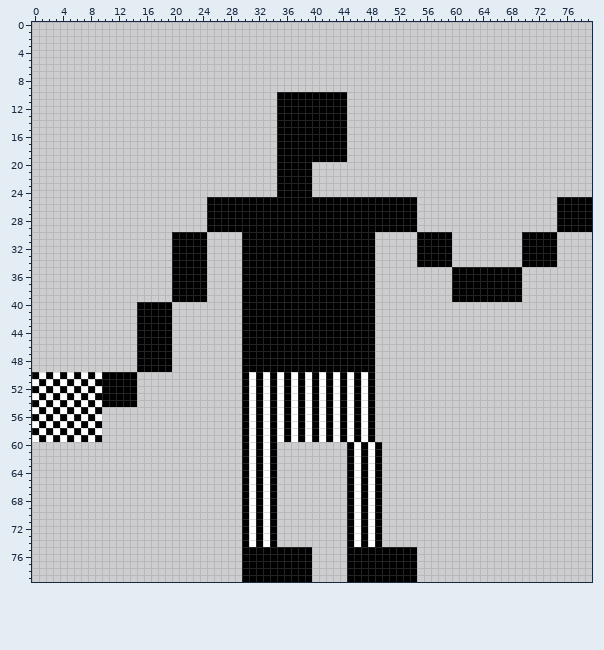
A sprite sheet gets an edit: source/images/player-serve.png. The picture above is the old version.
The file is 80x80 pixels.
New version:
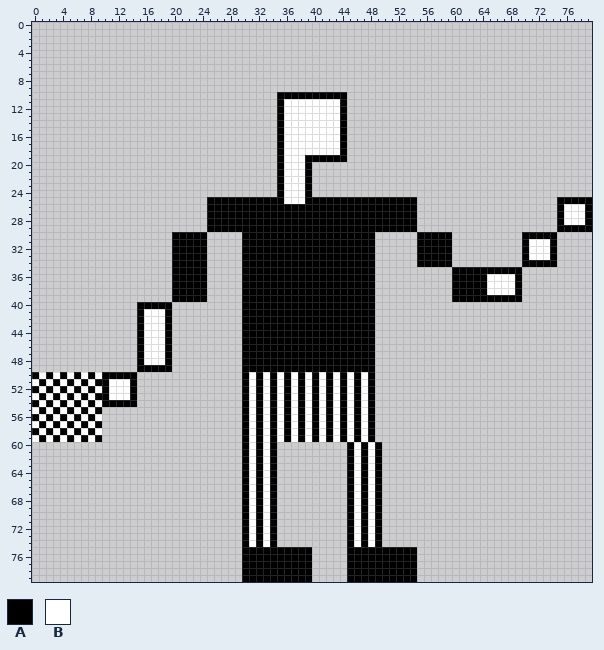
Palette (. is transparent): A #000000  B #ffffff
Author's note on the commit: player smash animation, removed prints
The exact change:
Changed rows in their new state; - is an unchanged pixel.
first column x 11:
11 -------------------------BBBBBBBB-----------------------------------
12 -------------------------BBBBBBBB-----------------------------------
13 -------------------------BBBBBBBB-----------------------------------
14 -------------------------BBBBBBBB-----------------------------------
15 -------------------------BBBBBBBB-----------------------------------
16 -------------------------BBBBBBBB-----------------------------------
17 -------------------------BBBBBBBB-----------------------------------
18 -------------------------BBBBBBBB-----------------------------------
19 -------------------------BBB----------------------------------------
20 -------------------------BBB----------------------------------------
21 -------------------------BBB----------------------------------------
22 -------------------------BBB----------------------------------------
23 -------------------------BBB----------------------------------------
24 -------------------------BBB----------------------------------------
25 -------------------------BBB----------------------------------------
26 -----------------------------------------------------------------BBB
27 -----------------------------------------------------------------BBB
28 -----------------------------------------------------------------BBB
31 ------------------------------------------------------------BBB-----
32 ------------------------------------------------------------BBB-----
33 ------------------------------------------------------------BBB-----
36 ------------------------------------------------------BBBB----------
37 ------------------------------------------------------BBBB----------
38 ------------------------------------------------------BBBB----------
41 -----BBB------------------------------------------------------------
42 -----BBB------------------------------------------------------------
43 -----BBB------------------------------------------------------------
44 -----BBB------------------------------------------------------------
45 -----BBB------------------------------------------------------------
46 -----BBB------------------------------------------------------------
47 -----BBB------------------------------------------------------------
48 -----BBB------------------------------------------------------------
51 BBB-----------------------------------------------------------------
52 BBB-----------------------------------------------------------------
53 BBB-----------------------------------------------------------------
Pixel boxes of the changes (left, top, right, bottom) in both pictures:
changed: (284, 99, 340, 204)
changed: (487, 204, 585, 295)
changed: (109, 309, 165, 400)
